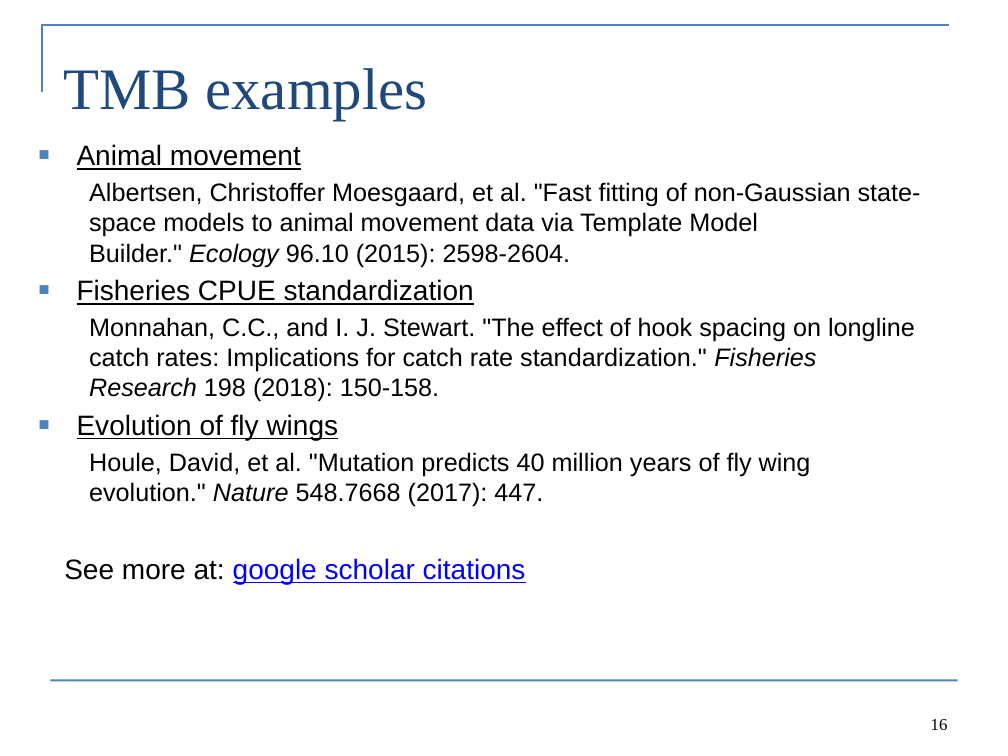
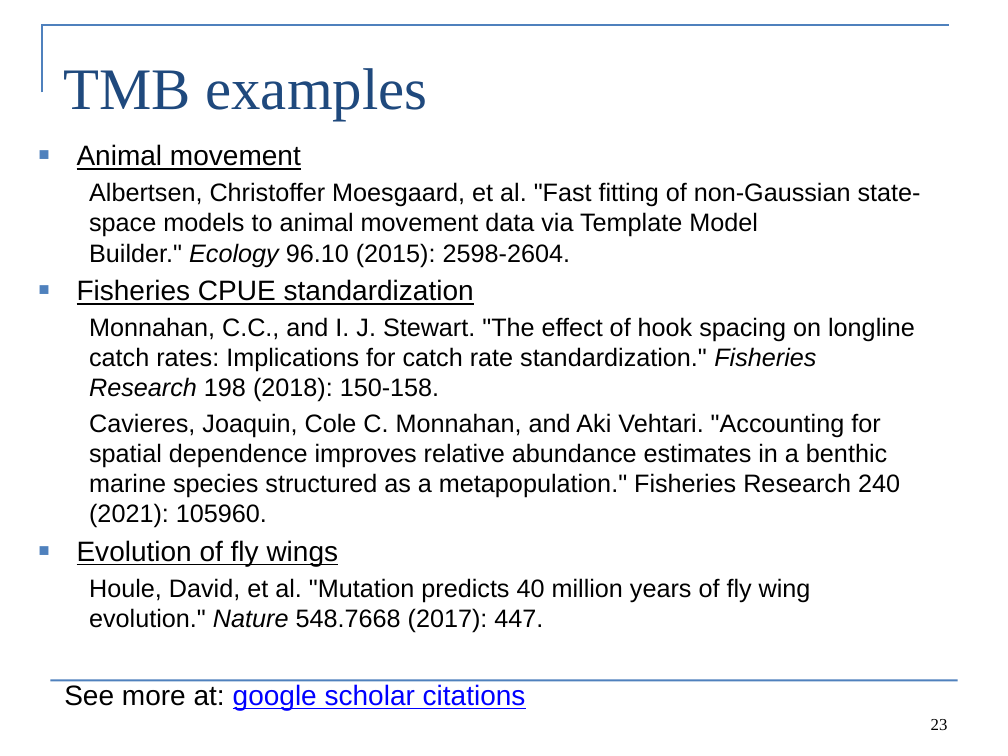
Before and after one commit to Cole-Monnahan-NOAA/tmb_workshop, a slide deck: slide 23 of day1/lecture1_intro_eng.pptx (slide 16 before the commit). Drawn at 1008x756 pixels with LibreOffice and Linux fonts; fonts in the diff are those of the drawing. Boxes give left, top, right and bottom in pixels: in the first picture for what was removed or moved away, otherwise in the second. Text is boxed around its words. In the diff, an @@ line names an element or a change of style, - is before the commit and + after.

```diff
--- a/day1/lecture1_intro_eng.pptx
+++ b/day1/lecture1_intro_eng.pptx
@@ text at (x1=89, y1=413, x2=900, y2=528): paragraph added @@
+  Cavieres, Joaquin, Cole C. Monnahan, and Aki Vehtari. "Accounting for spatial dependence improves relative abundance estimates in a benthic marine species structured as a metapopulation." Fisheries Research 240 (2021): 105960.
@@ page number at (x1=931, y1=719, x2=948, y2=730): text changed @@
-16
+23
```
Also in this commit, not shown: 2 other slides changed, 7 slides added.
